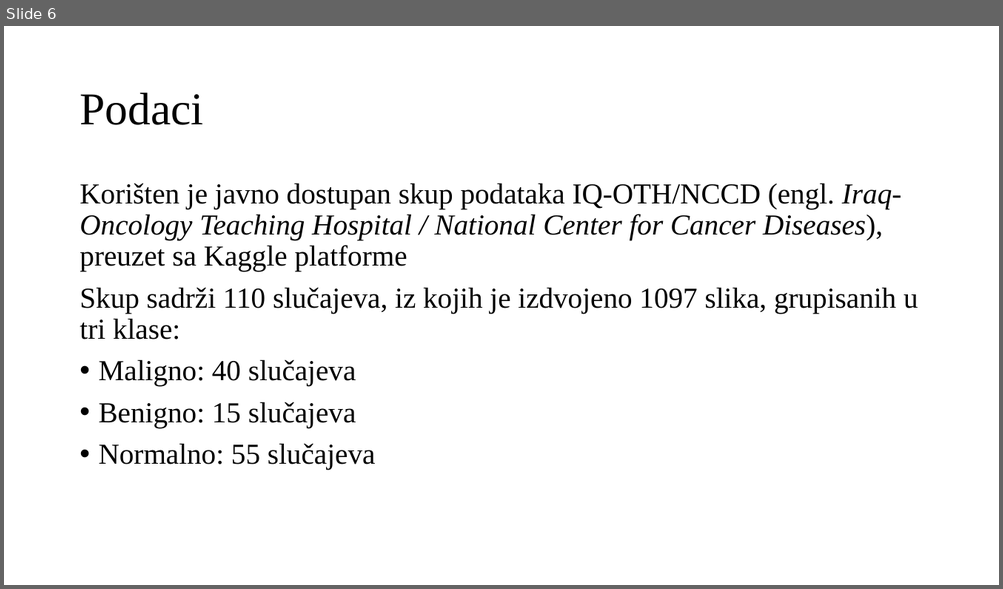
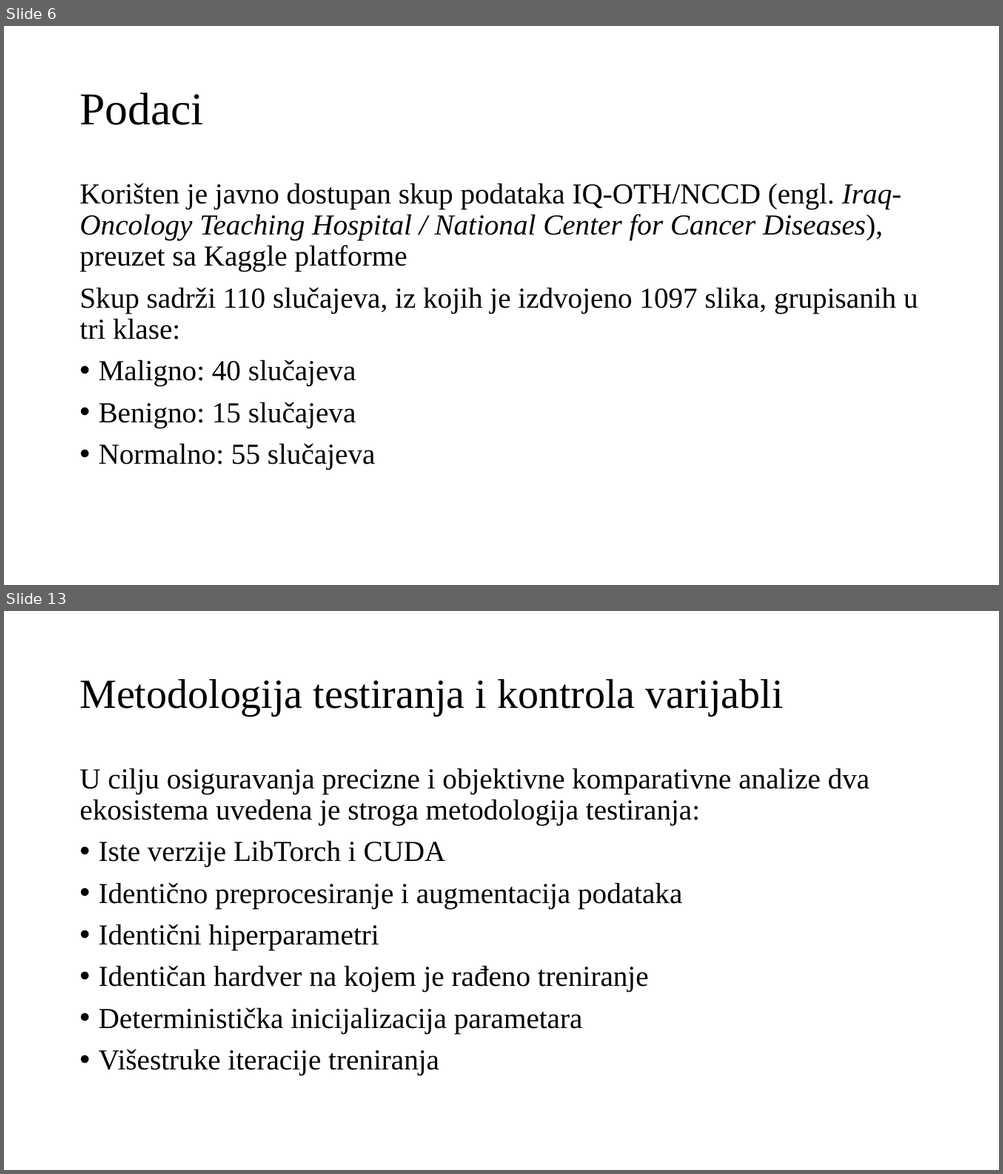
Before and after one commit to omarkurtovic/ml-dotnet-vs-python, a slide deck: Presentation/omar_kurtovic_diplomski_prezentacija.pptx. Shown one above the other, each under a label of ours: slide 6 before the commit, slides 6 and 13 after it; the slides between them are not shown. The pictures are 1003x589 and 1003x1174 pixels, drawn with LibreOffice and Linux fonts; fonts in the diff are those of the drawing. Boxes give left, top, right and bottom in pixels: in the first picture for what was removed or moved away, otherwise in the second. Text is boxed around its words. In the diff, an @@ line names an element or a change of style, - is before the commit and + after.

```diff
--- a/Presentation/omar_kurtovic_diplomski_prezentacija.pptx
+++ b/Presentation/omar_kurtovic_diplomski_prezentacija.pptx
@@ slide 13 added at <box>4,611,999,1170</box>, background #FFFFFF @@
@@ title added at <box>79,679,782,716</box>, 40 pt, text #000000 @@
+Metodologija testiranja i kontrola varijabli
@@ text added at <box>79,768,869,1076</box>, 28 pt, text #000000 @@
+U cilju osiguravanja precizne i objektivne komparativne analize dva ekosistema uvedena je stroga metodologija testiranja:
+• Iste verzije LibTorch i CUDA
+• Identično preprocesiranje i augmentacija podataka
+• Identični hiperparametri
+• Identičan hardver na kojem je rađeno treniranje
+• Deterministička inicijalizacija parametara
+• Višestruke iteracije treniranja
```
Also in this commit, not shown: 8 slides changed, 6 other slides added, 5 other files.
